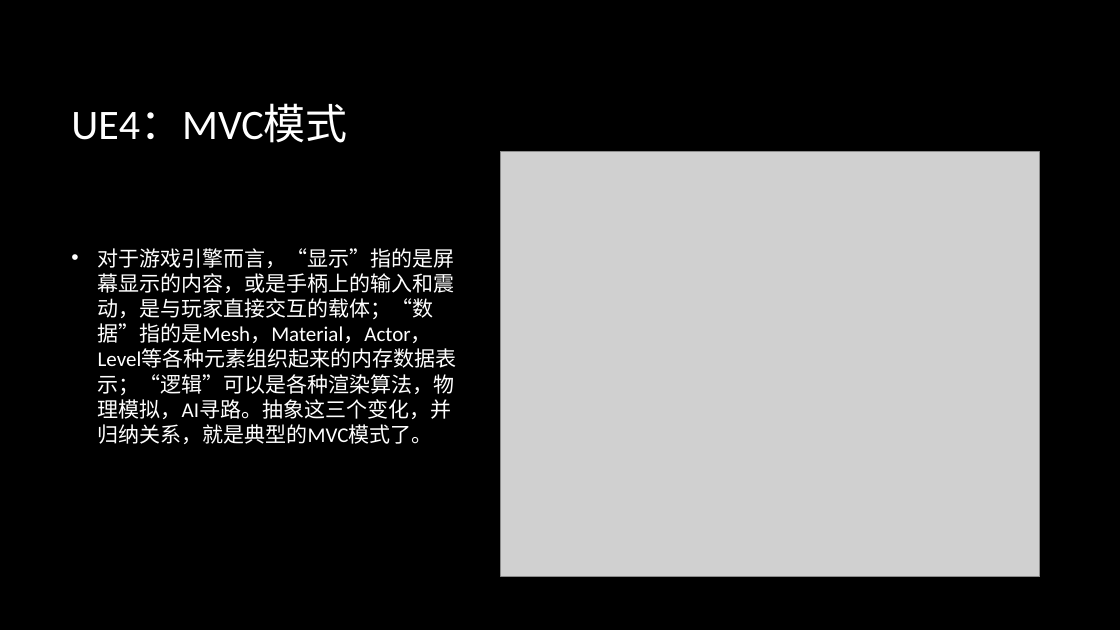
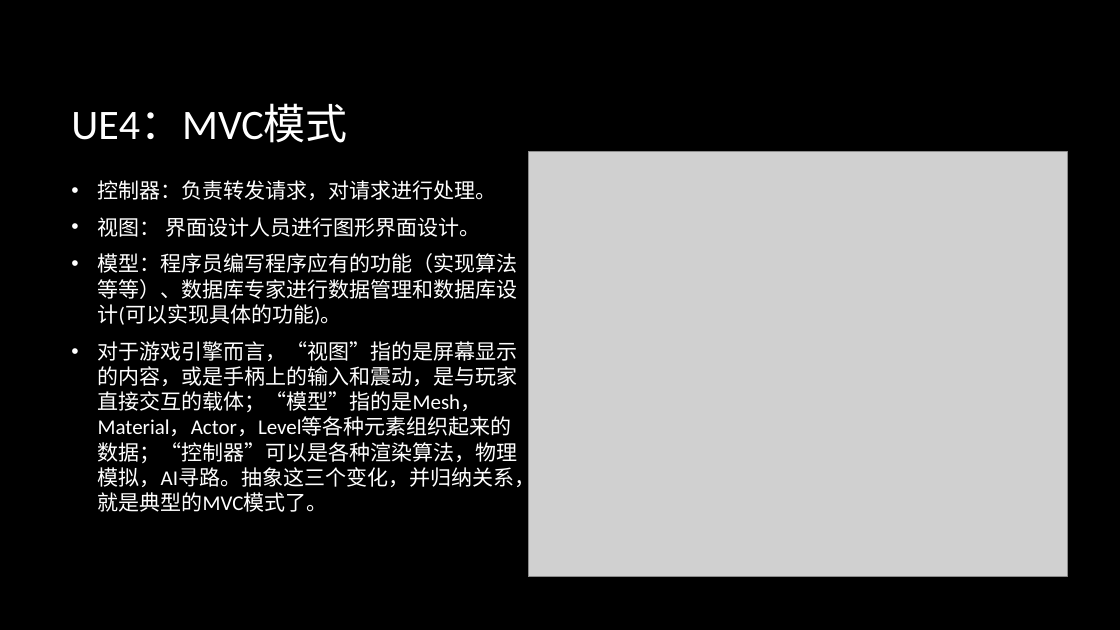
Before and after one commit to BattalionCommander/UE4_C-_Notes, a slide deck: slide 24 of Unreal engine 4.pptx. Drawn at 1120x630 pixels with LibreOffice and Linux fonts; fonts in the diff are those of the drawing; grey boxes stand for pictures; background and template pictures are left out. Boxes give left, top, right and bottom in pixels: in the first picture for what was removed or moved away, otherwise in the second. Text is boxed around its words. In the diff, an @@ line names an element or a change of style, - is before the commit and + after.

```diff
--- a/Unreal engine 4.pptx
+++ b/Unreal engine 4.pptx
@@ picture: place and size @@
-picture at <box>501,152,1039,577</box>
+picture at <box>528,152,1067,577</box>
@@ text at <box>98,180,535,512</box>: text changed @@
-• 对于游戏引擎而言，“显示”指的是屏幕显示的内容，或是手柄上的输入和震动，是与玩家直接交互的载体；“数据”指的是Mesh，Material，Actor，Level等各种元素组织起来的内存数据表示；“逻辑”可以是各种渲染算法，物理模拟，AI寻路。抽象这三个变化，并归纳关系，就是典型的MVC模式了。
+• 控制器：负责转发请求，对请求进行处理。
+• 视图： 界面设计人员进行图形界面设计。
+• 模型：程序员编写程序应有的功能（实现算法等等）、数据库专家进行数据管理和数据库设计(可以实现具体的功能)。
+• 对于游戏引擎而言，“视图”指的是屏幕显示的内容，或是手柄上的输入和震动，是与玩家直接交互的载体；“模型”指的是Mesh，Material，Actor，Level等各种元素组织起来的数据；“控制器”可以是各种渲染算法，物理模拟，AI寻路。抽象这三个变化，并归纳关系，就是典型的MVC模式了。
```
Also in this commit, not shown: 6 other slides changed, 1 other file.
